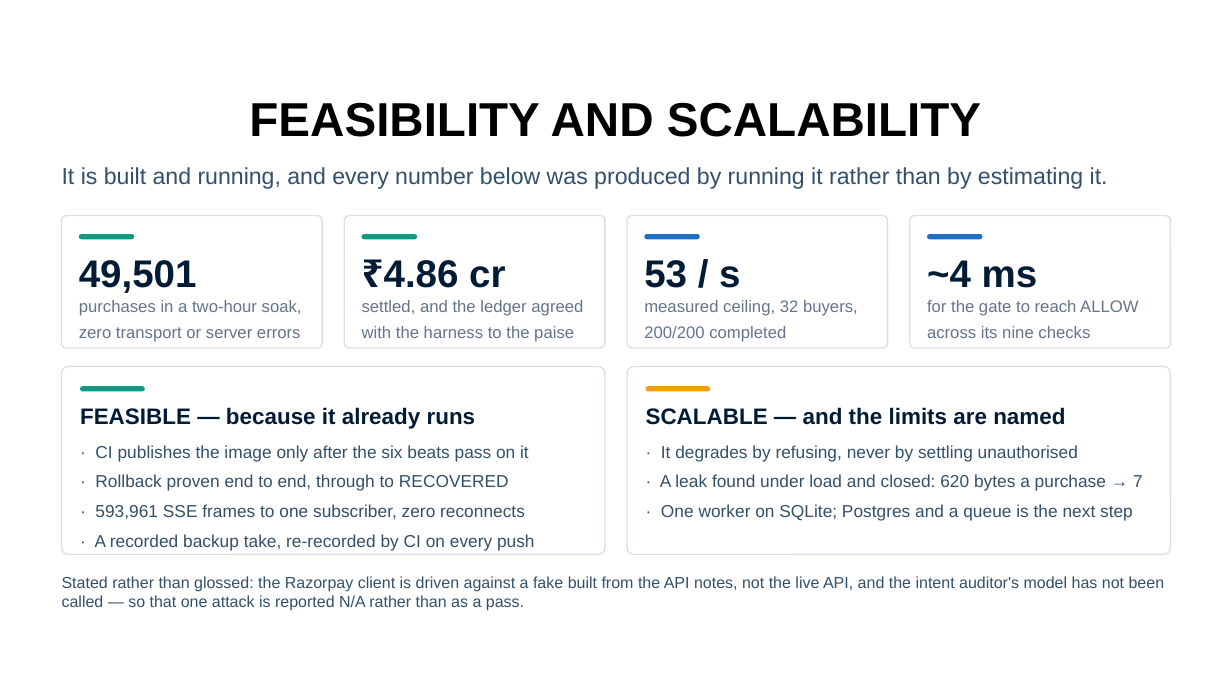
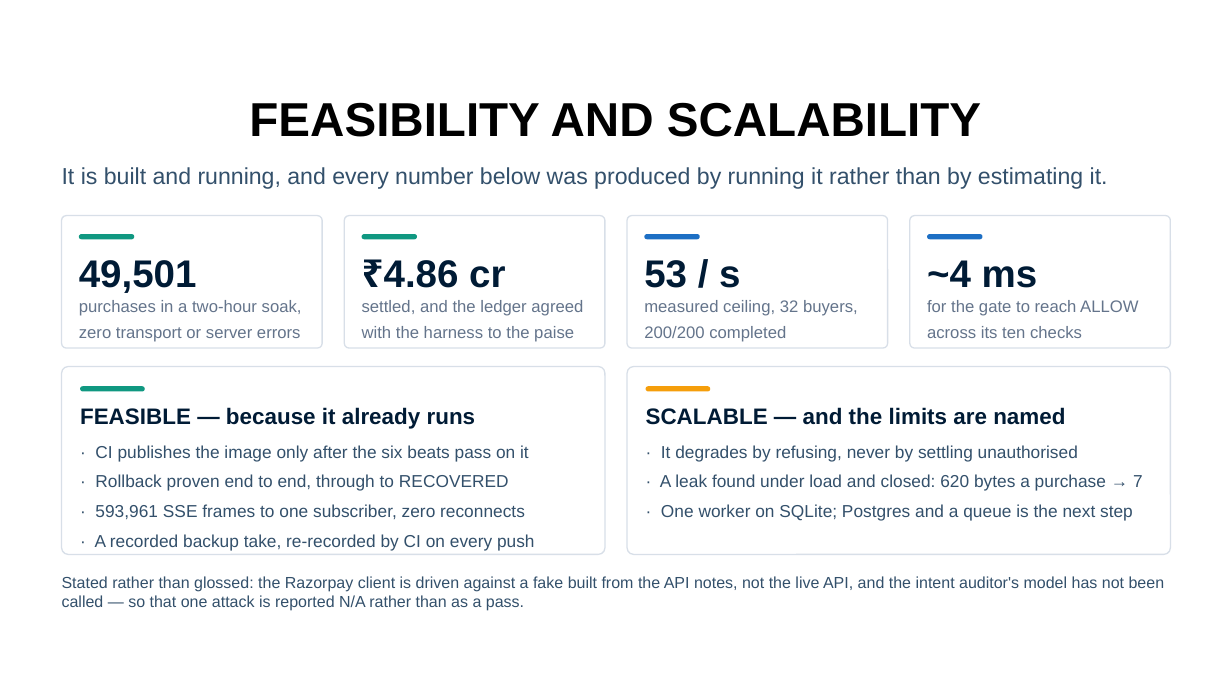
Before and after one commit to swetank18/PACT, a slide deck: slide 6 of docs/HackSummit-PACT.pptx. Drawn at 1232x693 pixels with LibreOffice and Linux fonts; fonts in the diff are those of the drawing; background and template pictures are left out. Boxes give left, top, right and bottom in pixels: in the first picture for what was removed or moved away, otherwise in the second. Text is boxed around its words. In the diff, an @@ line names an element or a change of style, - is before the commit and + after.

```diff
--- a/docs/HackSummit-PACT.pptx
+++ b/docs/HackSummit-PACT.pptx
@@ text at [927,300,1138,338]: text changed @@
-for the gate to reach ALLOW
-across its nine checks
+for the gate to reach ALLOW
+across its ten checks
```
Also in this commit, not shown: 3 other slides changed, 12 other files.
